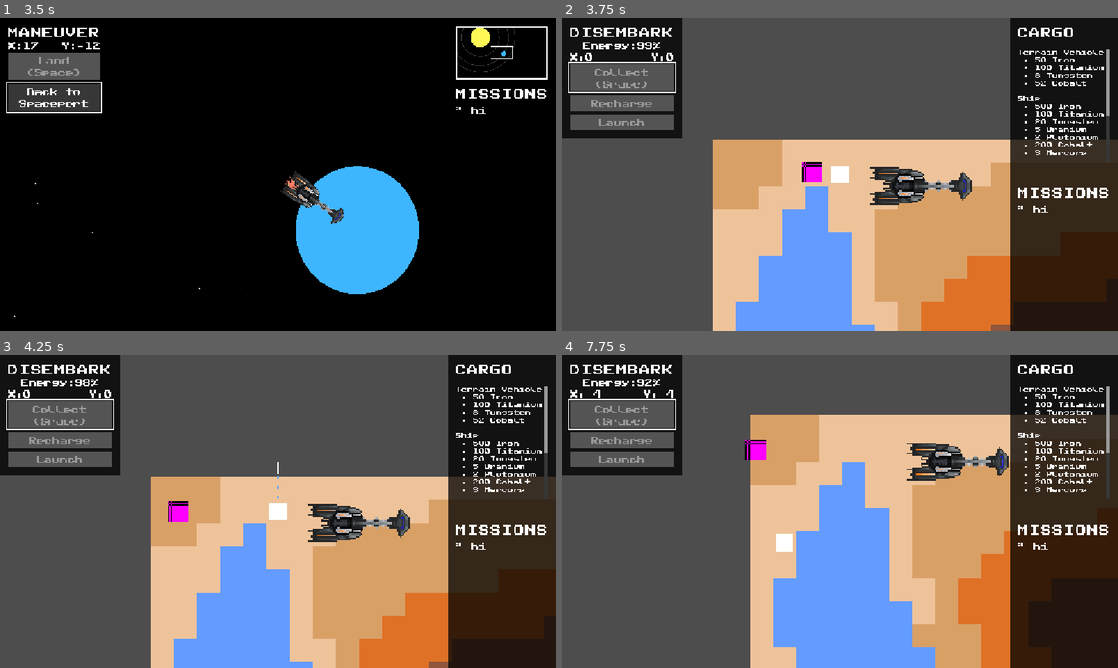
Above: before the commit, frames 1-4 (two rows, left to right).
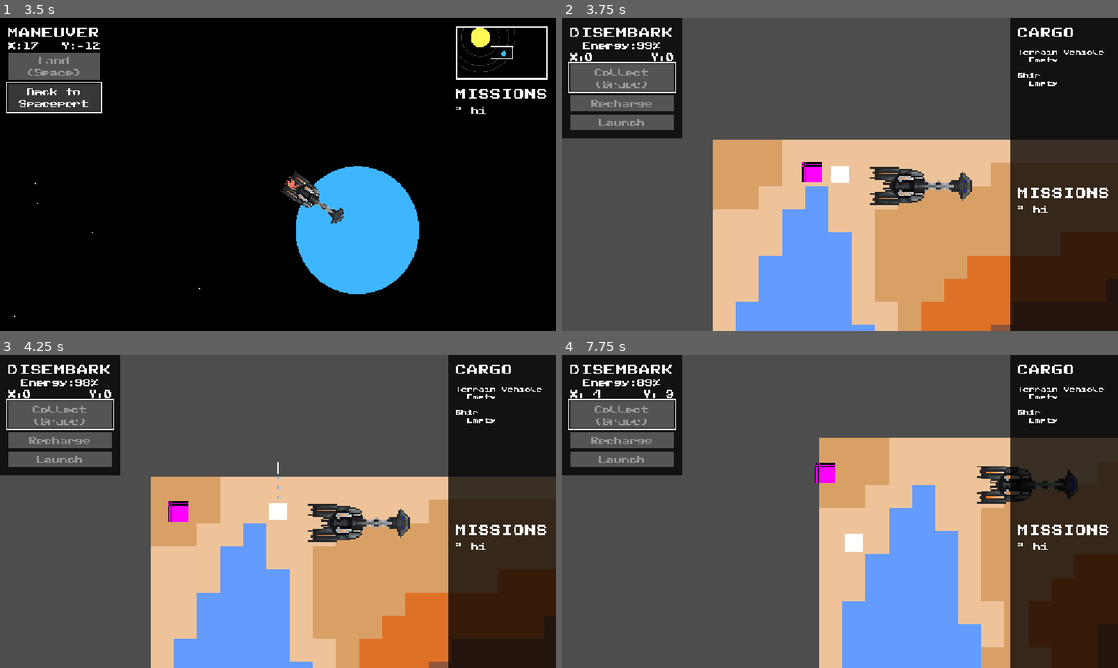
Above: after the commit, the same moments.

Repository: late-parrot/tsa-video-game-design-2026
Game: Godot game, scene res://scenes/main.tscn
Two runs of this game, one before a commit and one after it. Both use one fixed random seed, a clock stepped at 60 frames per second and the inputs below.
Inputs (mouse positions are in pixels of both pictures, inside the frame that each line leads up to):
- Up to frame 1 (3.5 s): click "Back to Spaceport" at 0.5 s; move the mouse to (400, 158) at 1.27 s; hold D (right) 1.28-2.03 s; click (400, 158) at 1.35 s; move the mouse to (166, 190) at 2.02 s; hold S (down) 2.03-2.78 s; tap 0 at 2.1 s; move the mouse to (333, 105) at 2.77 s; hold D (right) from 2.78 s (still down); tap 1 at 2.85 s
- Up to frame 2 (3.75 s): move the mouse to (812, 237) at 3.52 s; release D (right) at 3.53 s; hold Up (shoot_up) from 3.53 s (still down); tap 2 at 3.6 s; click (812, 237) at 3.67 s
- Up to frame 3 (4.25 s): keep holding Up (shoot_up)
- Up to frame 4 (7.75 s): move the mouse to (1006, 558) at 4.27 s; release Up (shoot_up) at 4.28 s; hold A (left) 4.28-5.78 s; tap 3 at 4.35 s; tap Enter (ui_accept) at 4.52, 5.27, 6.77, 7.52 s; move the mouse to (673, 464) at 5.02 s; tap 4 at 5.1 s; move the mouse to (867, 511) at 5.77 s; hold S (down) 5.78-6.53 s; tap 5 at 5.85 s; click (867, 511) at 5.92 s; move the mouse to (756, 433) at 6.52 s; hold D (right) 6.53-7.28 s; tap 6 at 6.6 s; move the mouse to (962, 495) at 7.27 s; hold Up (shoot_up) from 7.28 s (still down); tap 7 at 7.35 s

Frame 1 is identical in both runs. In frame 2, 0.9% of the frame differs, in the area x 82-99%, y 10-44%; in frame 3, 0.9%; in frame 4, 34%, in the area x 13-100%, y 8-100%.

Commit message:
Finish capture and cargo mechanics

Diff:
--- a/project.godot
+++ b/project.godot
@@ -18,6 +18,7 @@
 [autoload]
 
 GameSettings="*res://scripts/game_settings.gd"
+Game="*res://scripts/game.gd"
 
 [display]
 
@@ -147,6 +148,13 @@
 ]
 }
 
+[layer_names]
+
+2d_physics/layer_1="Player"
+2d_physics/layer_2="Ground"
+2d_physics/layer_3="Bullets"
+2d_physics/layer_4="Creatures"
+
 [rendering]
 
 textures/canvas_textures/default_texture_filter=0
--- a/resources/basic-tileset.tres
+++ b/resources/basic-tileset.tres
@@ -40,6 +40,7 @@
 3:1/0/navigation_layer_0/polygon = SubResource("NavigationPolygon_pw7p7")
 
 [resource]
-physics_layer_0/collision_layer = 1
+physics_layer_0/collision_layer = 2
+physics_layer_0/collision_mask = 0
 navigation_layer_0/layers = 1
 sources/0 = SubResource("TileSetAtlasSource_qg7lu")
--- a/scenes/disembark/creature.tscn
+++ b/scenes/disembark/creature.tscn
@@ -15,6 +15,7 @@
 size = Vector2(14, 14)
 
 [node name="Creature" type="CharacterBody2D"]
+collision_layer = 8
 collision_mask = 0
 script = ExtResource("1_4aysl")
 
@@ -34,13 +35,14 @@
 debug_path_custom_color = Color(1, 0, 0, 1)
 
 [node name="StartRunning" type="Area2D" parent="."]
-collision_layer = 2
-collision_mask = 2
+collision_layer = 0
 
 [node name="CollisionShape2D" type="CollisionShape2D" parent="StartRunning"]
 shape = SubResource("CircleShape2D_4aysl")
 
 [node name="HurtBox" type="Area2D" parent="."]
+collision_layer = 4
+collision_mask = 4
 
 [node name="CollisionShape2D" type="CollisionShape2D" parent="HurtBox"]
 shape = SubResource("RectangleShape2D_4aysl")
--- a/scenes/disembark/disembark.tscn
+++ b/scenes/disembark/disembark.tscn
@@ -25,6 +25,7 @@
 tile_set = ExtResource("1_ouoik")
 
 [node name="DisembarkPlayer" parent="." instance=ExtResource("2_o8x53")]
+unique_name_in_owner = true
 
 [node name="Camera2D" type="Camera2D" parent="DisembarkPlayer"]
 offset = Vector2(8, 8)
@@ -37,7 +38,7 @@
 [node name="Ship" type="Area2D" parent="."]
 z_index = 1
 position = Vector2(48, 8)
-collision_mask = 2
+collision_layer = 2
 
 [node name="CollisionShape2D" type="CollisionShape2D" parent="Ship"]
 position = Vector2(16, 8)
@@ -47,6 +48,8 @@
 [node name="StaticBody2D" type="StaticBody2D" parent="Ship"]
 position = Vector2(16, 8)
 rotation = 1.5707964
+collision_layer = 2
+collision_mask = 0
 
 [node name="CollisionShape2D" type="CollisionShape2D" parent="Ship/StaticBody2D"]
 shape = SubResource("CapsuleShape2D_py471")
@@ -62,6 +65,7 @@
 [node name="UI" type="CanvasLayer" parent="."]
 
 [node name="DisembarkOverlay" parent="UI" instance=ExtResource("3_o8x53")]
+unique_name_in_owner = true
 
 [node name="InputController" parent="." instance=ExtResource("7_6c7xg")]
 
--- a/scenes/disembark/laser.tscn
+++ b/scenes/disembark/laser.tscn
@@ -43,6 +43,8 @@
 
 [node name="DisembarkLaser" type="Area2D"]
 top_level = true
+collision_layer = 4
+collision_mask = 10
 script = ExtResource("1_wkqww")
 
 [node name="GPUParticles2D" type="GPUParticles2D" parent="."]
--- a/scenes/disembark/overlay.tscn
+++ b/scenes/disembark/overlay.tscn
@@ -53,6 +53,7 @@
 uppercase = true
 
 [node name="Energy" type="Label" parent="Container/MarginContainer/VBoxContainer"]
+unique_name_in_owner = true
 layout_mode = 2
 size_flags_horizontal = 3
 text = "Energy:	100%"
@@ -63,16 +64,19 @@
 layout_mode = 2
 
 [node name="X" type="Label" parent="Container/MarginContainer/VBoxContainer/XY"]
+unique_name_in_owner = true
 layout_mode = 2
 size_flags_horizontal = 3
 text = "X:100"
 label_settings = SubResource("LabelSettings_h2hsg")
 
 [node name="Y" type="Label" parent="Container/MarginContainer/VBoxContainer/XY"]
+unique_name_in_owner = true
 layout_mode = 2
 text = "Y:100"
 
 [node name="Collect" type="Button" parent="Container/MarginContainer/VBoxContainer"]
+unique_name_in_owner = true
 layout_mode = 2
 disabled = true
 shortcut = SubResource("Shortcut_j4mfo")
@@ -81,11 +85,13 @@
 script = ExtResource("2_p7tpy")
 
 [node name="Recharge" type="Button" parent="Container/MarginContainer/VBoxContainer"]
+unique_name_in_owner = true
 layout_mode = 2
 disabled = true
 text = "Recharge"
 
 [node name="Launch" type="Button" parent="Container/MarginContainer/VBoxContainer"]
+unique_name_in_owner = true
 layout_mode = 2
 disabled = true
 text = "Launch
@@ -120,6 +126,7 @@
 uppercase = true
 
 [node name="Cargo" type="RichTextLabel" parent="Container2/MarginContainer/VBoxContainer/VBoxContainer2"]
+unique_name_in_owner = true
 layout_mode = 2
 size_flags_horizontal = 3
 size_flags_vertical = 3
@@ -173,21 +180,23 @@
 label_settings = SubResource("LabelSettings_uhruh")
 uppercase = true
 
-[node name="RichTextLabel" type="RichTextLabel" parent="Container2/MarginContainer/VBoxContainer/VBoxContainer"]
+[node name="Missions" type="RichTextLabel" parent="Container2/MarginContainer/VBoxContainer/VBoxContainer"]
+unique_name_in_owner = true
 layout_mode = 2
 size_flags_vertical = 3
 text = "* hi"
 
 [node name="LowEnergyBanner" type="PanelContainer" parent="."]
+unique_name_in_owner = true
 visible = false
 layout_mode = 1
 anchors_preset = 5
 anchor_left = 0.5
 anchor_right = 0.5
 offset_left = -232.0
-offset_top = 16.0
+offset_top = 8.0
 offset_right = 232.0
-offset_bottom = 83.0
+offset_bottom = 75.0
 grow_horizontal = 2
 
 [node name="MarginContainer" type="MarginContainer" parent="LowEnergyBanner"]
@@ -199,5 +208,26 @@
 if energy is depleted!"
 label_settings = SubResource("LabelSettings_3mvk4")
 
+[node name="CargoMovedBanner" type="PanelContainer" parent="."]
+unique_name_in_owner = true
+visible = false
+layout_mode = 1
+anchors_preset = 5
+anchor_left = 0.5
+anchor_right = 0.5
+offset_left = -104.0
+offset_top = 8.0
+offset_right = 104.0
+offset_bottom = 56.0
+grow_horizontal = 2
+
+[node name="MarginContainer" type="MarginContainer" parent="CargoMovedBanner"]
+layout_mode = 2
+
+[node name="Label" type="Label" parent="CargoMovedBanner/MarginContainer"]
+layout_mode = 2
+text = "Cargo Moved"
+
+[connection signal="pressed" from="Container/MarginContainer/VBoxContainer/Collect" to="." method="_on_collect_pressed"]
 [connection signal="pressed" from="Container/MarginContainer/VBoxContainer/Recharge" to="." method="_on_recharge_pressed"]
 [connection signal="pressed" from="Container/MarginContainer/VBoxContainer/Launch" to="." method="_on_launch_pressed"]
--- a/scenes/disembark/player.tscn
+++ b/scenes/disembark/player.tscn
@@ -43,8 +43,11 @@
 width = 12
 height = 12
 
+[sub_resource type="CircleShape2D" id="CircleShape2D_jtk2v"]
+radius = 20.024984
+
 [node name="DisembarkPlayer" type="CharacterBody2D"]
-collision_layer = 2
+collision_mask = 2
 script = ExtResource("1_jtk2v")
 
 [node name="CollisionShape2D" type="CollisionShape2D" parent="."]
@@ -64,3 +67,16 @@
 texture = SubResource("GradientTexture2D_efpyd")
 
 [node name="Lasers" type="Node2D" parent="."]
+unique_name_in_owner = true
+
+[node name="CollectCreatures" type="Area2D" parent="."]
+unique_name_in_owner = true
+collision_layer = 0
+collision_mask = 8
+
+[node name="CollisionShape2D" type="CollisionShape2D" parent="CollectCreatures"]
+position = Vector2(8, 8)
+shape = SubResource("CircleShape2D_jtk2v")
+
+[connection signal="body_entered" from="CollectCreatures" to="." method="_on_collect_creatures_body_entered"]
+[connection signal="body_exited" from="CollectCreatures" to="." method="_on_collect_creatures_body_exited"]
--- a/scenes/maneuver/maneuver.tscn
+++ b/scenes/maneuver/maneuver.tscn
@@ -125,6 +125,7 @@
 mesh = SubResource("SphereMesh_foey6")
 
 [node name="ManeuverPlayer" parent="." instance=ExtResource("1_le8cj")]
+unique_name_in_owner = true
 
 [node name="Camera" type="Camera2D" parent="ManeuverPlayer"]
 position_smoothing_enabled = true
@@ -152,6 +153,7 @@
 [node name="UI" type="CanvasLayer" parent="."]
 
 [node name="ManeuverOverlay" parent="UI" instance=ExtResource("1_40ujs")]
+unique_name_in_owner = true
 
 [node name="InputController" type="Node" parent="."]
 script = ExtResource("5_foey6")
--- a/scenes/maneuver/minimap.tscn
+++ b/scenes/maneuver/minimap.tscn
@@ -42,13 +42,14 @@
 grow_horizontal = 2
 grow_vertical = 2
 
-[node name="Panel" type="Panel" parent="CanvasLayer/Control/CenterContainer"]
+[node name="Window" type="Panel" parent="CanvasLayer/Control/CenterContainer"]
+unique_name_in_owner = true
 custom_minimum_size = Vector2(384, 216)
 layout_mode = 2
 size_flags_vertical = 4
 theme_override_styles/panel = SubResource("StyleBoxFlat_ukxgo")
 
-[node name="Panel2" type="Panel" parent="CanvasLayer/Control/CenterContainer"]
+[node name="Center" type="Panel" parent="CanvasLayer/Control/CenterContainer"]
 visible = false
 custom_minimum_size = Vector2(16, 16)
 layout_mode = 2
@@ -67,8 +68,10 @@
 color = Color(0, 0, 0, 1)
 
 [node name="Planets" type="Node2D" parent="."]
+unique_name_in_owner = true
 
 [node name="Orbit" type="Node2D" parent="Planets"]
+unique_name_in_owner = true
 visible = false
 top_level = true
 z_index = -1
@@ -82,3 +85,4 @@
 mesh = SubResource("SphereMesh_ovdrv")
 
 [node name="Camera2D" type="Camera2D" parent="."]
+unique_name_in_owner = true
--- a/scenes/maneuver/overlay.tscn
+++ b/scenes/maneuver/overlay.tscn
@@ -59,16 +59,19 @@
 layout_mode = 2
 
 [node name="X" type="Label" parent="Container/MarginContainer/VBoxContainer/XY"]
+unique_name_in_owner = true
 layout_mode = 2
 size_flags_horizontal = 3
 text = "X:100"
 label_settings = SubResource("LabelSettings_rn1gq")
 
 [node name="Y" type="Label" parent="Container/MarginContainer/VBoxContainer/XY"]
+unique_name_in_owner = true
 layout_mode = 2
 text = "Y:100"
 
 [node name="Land" type="Button" parent="Container/MarginContainer/VBoxContainer"]
+unique_name_in_owner = true
 layout_mode = 2
 disabled = true
 shortcut = SubResource("Shortcut_myw3t")
@@ -77,6 +80,7 @@
 script = ExtResource("2_rn1gq")
 
 [node name="BackToSpaceport" type="Button" parent="Container/MarginContainer/VBoxContainer"]
+unique_name_in_owner = true
 layout_mode = 2
 toggle_mode = true
 text = "Back to
@@ -107,7 +111,8 @@
 label_settings = SubResource("LabelSettings_7gthf")
 uppercase = true
 
-[node name="RichTextLabel" type="RichTextLabel" parent="Container2/MarginContainer/VBoxContainer"]
+[node name="Missions" type="RichTextLabel" parent="Container2/MarginContainer/VBoxContainer"]
+unique_name_in_owner = true
 layout_mode = 2
 size_flags_vertical = 3
 text = "* hi"
@@ -139,6 +144,7 @@
 [node name="Minimap" parent="PanelContainer/SubViewportContainer/SubViewport" instance=ExtResource("4_qg02t")]
 
 [node name="NameBanner" type="PanelContainer" parent="."]
+unique_name_in_owner = true
 layout_mode = 1
 anchors_preset = 5
 anchor_left = 0.5
--- a/scenes/maneuver/player.tscn
+++ b/scenes/maneuver/player.tscn
@@ -54,12 +54,13 @@
 script = ExtResource("1_xetyd")
 
 [node name="Fire" type="GPUParticles2D" parent="."]
+unique_name_in_owner = true
 modulate = Color(1, 0.51666665, 0.42000002, 1)
 position = Vector2(-21.5, 0)
 emitting = false
 amount = 64
 texture = SubResource("GradientTexture2D_w3xnj")
-lifetime = 0.09999999999999999
+lifetime = 0.1
 speed_scale = 4.0
 randomness = 1.0
 process_material = SubResource("ParticleProcessMaterial_w3xnj")
--- a/scripts/disembark/creature.gd
+++ b/scripts/disembark/creature.gd
@@ -1,5 +1,8 @@
 class_name Creature extends CharacterBody2D
 
+## The ID of this creature as used by inventory, missions, and other systems.
+## Must be identical to other creatures of the same type. Case sensitive.
+@export var ID: String = "debug"
 ## The speed the creature will travel when running away from the player.
 ## Should be quite a bit faster than the player so that they need to run and catch up.
 @export_range(0, 300, 50, "suffix:px/s") var RUN_SPEED: int = 100
--- a/scripts/disembark/disembark.gd
+++ b/scripts/disembark/disembark.gd
@@ -4,8 +4,8 @@
 ## recharged or landing.
 @export_range(0, 500, 10) var MAX_ENERGY: int = 100
 
-@onready var player = $DisembarkPlayer
-@onready var overlay = $UI/DisembarkOverlay
+@onready var player = %DisembarkPlayer
+@onready var overlay = %DisembarkOverlay
 
 var energy = MAX_ENERGY:
 	set(value):
@@ -31,9 +31,11 @@
 	main.maneuver.land(main.maneuver.current_planet) # Seems a bit janky but works
 
 func recharge() -> void:
+	Game.move_cargo()
 	energy = MAX_ENERGY
 
 func launch() -> void:
+	Game.move_cargo()
 	var main = get_parent()
 	main.add_child(main.maneuver)
 	main.maneuver.overlay.reset()
--- a/scripts/disembark/overlay.gd
+++ b/scripts/disembark/overlay.gd
@@ -2,30 +2,81 @@
 
 @onready var disembark := $"../.."
 
+var collectibles = []
+
+func _process(_delta: float) -> void:
+	%Cargo.clear()
+	%Cargo.append_text("Terrain Vehicle\n")
+	if len(Game.vehicle_cargo)==0:
+		%Cargo.append_text("  Empty")
+	for item in Game.vehicle_cargo:
+		var count = Game.vehicle_cargo[item]
+		%Cargo.append_text("[ul]"+str(count)+" "+item+("s" if count!=1 else "")+"[/ul]")
+	%Cargo.append_text("\n\nShip\n")
+	if len(Game.ship_cargo)==0:
+		%Cargo.append_text("  Empty")
+	for item in Game.ship_cargo:
+		var count = Game.ship_cargo[item]
+		%Cargo.append_text("[ul]"+str(count)+" "+item+("s" if count!=1 else "")+"[/ul]")
+
+	# Godot doesn't seem to like the disabled value changing more than once per frame
+	var d = true
+	for c in collectibles:
+		if c["node"] is not Creature or c["node"].captured:
+			d = false
+	%Collect.disabled = d
+
 func set_xy(x: int, y: int) -> void:
-	$Container/MarginContainer/VBoxContainer/XY/X.text = "X:"+str(x)
-	$Container/MarginContainer/VBoxContainer/XY/Y.text = "Y:"+str(y)
+	%X.text = "X:"+str(x)
+	%Y.text = "Y:"+str(y)
 
 func set_energy(percentage: int) -> void:
-	var e = $Container/MarginContainer/VBoxContainer/Energy
-	e.text = "Energy:"+str(percentage)+"%"
-	e.label_settings.font_color = \
+	%Energy.text = "Energy:"+str(percentage)+"%"
+	%Energy.label_settings.font_color = \
 		Color(1.0, 1.0, 1.0, 1.0) if percentage > 50 else \
 		Color(1.0, 0.861, 0.445, 1.0) if percentage > 25 else \
 		Color(1.0, 0.293, 0.293, 1.0) if percentage > 10 else \
 		Color(0.828, 0.129, 0.129, 1.0)
-	$LowEnergyBanner.visible = percentage <= 25
+	%LowEnergyBanner.visible = percentage <= 25
 
 func enable_launch() -> void:
-	$Container/MarginContainer/VBoxContainer/Launch.disabled = false
-	$Container/MarginContainer/VBoxContainer/Recharge.disabled = false
+	%Launch.disabled = false
+	%Recharge.disabled = false
 
 func disable_launch() -> void:
-	$Container/MarginContainer/VBoxContainer/Launch.disabled = true
-	$Container/MarginContainer/VBoxContainer/Recharge.disabled = true
+	%Launch.disabled = true
+	%Recharge.disabled = true
+
+func show_cargo_moved() -> void:
+	%CargoMovedBanner.visible = true
+	await get_tree().create_timer(2).timeout
+	%CargoMovedBanner.visible = false
 
 func _on_launch_pressed() -> void:
 	disembark.launch()
 
 func _on_recharge_pressed() -> void:
 	disembark.recharge()
+	show_cargo_moved()
+
+func add_collectible(collectible, id: String) -> void:
+	collectibles.append({"id":id, "node":collectible})
+
+func remove_collectible(collectible) -> void:
+	for c in collectibles:
+		if c["node"] == collectible:
+			collectibles.erase(c)
+
+func _on_collect_pressed() -> void:
+	var col = null
+	for c in collectibles:
+		if c["node"] is not Creature or c["node"].captured:
+			col = c
+	if col == null: return
+	var n = Game.names[col["id"]]
+	if Game.vehicle_cargo.has(n):
+		Game.vehicle_cargo[n] += 1
+	else:
+		Game.vehicle_cargo[n] = 1
+	collectibles.erase(col)
+	col["node"].queue_free()
--- a/scripts/disembark/player.gd
+++ b/scripts/disembark/player.gd
@@ -64,7 +64,7 @@
 		var laser = laser_scene.instantiate()
 		laser.position = position+Vector2(8,8)
 		laser.rotation = direction.angle()
-		$Lasers.add_child(laser)
+		%Lasers.add_child(laser)
 		shoot_allowed = false
 		get_tree().create_timer(0.5).connect("timeout", reset_shot)
 
@@ -82,3 +82,11 @@
 		"shoot_left", "shoot_right", "shoot_up", "shoot_down"
 	)
 	if dir: shoot(dir)
+
+func _on_collect_creatures_body_entered(body: Node2D) -> void:
+	if body is Creature:
+		disembark.overlay.add_collectible(body, body.ID)
+
+func _on_collect_creatures_body_exited(body: Node2D) -> void:
+	if body is Creature:
+		disembark.overlay.remove_collectible(body)
--- /dev/null
+++ b/scripts/game.gd
@@ -0,0 +1,16 @@
+extends Node
+
+var names = {
+	"debug": "Debug"
+}
+
+var ship_cargo = {}
+var vehicle_cargo = {}
+
+func move_cargo() -> void:
+	for id in vehicle_cargo:
+		if ship_cargo.has(id):
+			ship_cargo[id] += vehicle_cargo[id]
+		else:
+			ship_cargo[id] = vehicle_cargo[id]
+	vehicle_cargo.clear()
--- a/scripts/maneuver/maneuver.gd
+++ b/scripts/maneuver/maneuver.gd
@@ -6,8 +6,8 @@
 var back_to_spaceport = false
 var current_planet = null
 
-@onready var player = $ManeuverPlayer
-@onready var overlay = $UI/ManeuverOverlay
+@onready var player = %ManeuverPlayer
+@onready var overlay = %ManeuverOverlay
 
 func enable_land() -> void:
 	overlay.enable_land()
--- a/scripts/maneuver/minimap.gd
+++ b/scripts/maneuver/minimap.gd
@@ -5,7 +5,7 @@
 var maneuver
 
 func _ready() -> void:
-	$CanvasLayer/Control/CenterContainer/Panel.custom_minimum_size = \
+	%Window.custom_minimum_size = \
 		Vector2(1152*SCALE, 648*SCALE)
 	await overlay.ready
 	maneuver = overlay.maneuver
@@ -18,14 +18,14 @@
 		node.position = area.position*SCALE
 		node.name = area.name
 		node.scale = Vector2(SCALE, SCALE)
-		var orbit = $Planets/Orbit.duplicate()
+		var orbit = %Orbit.duplicate()
 		orbit.get_child(0).scale = \
 			Vector2(node.position.length(), node.position.length())
 		orbit.get_child(1).scale = \
 			Vector2(node.position.length()-8, node.position.length()-8)
 		orbit.visible = true
 		node.add_child(orbit)
-		$Planets.add_child(node)
+		%Planets.add_child(node)
 
 func _process(_delta: float) -> void:
-	$Camera2D.position = maneuver.player.position*SCALE
+	%Camera2D.position = maneuver.player.position*SCALE
--- a/scripts/maneuver/overlay.gd
+++ b/scripts/maneuver/overlay.gd
@@ -3,26 +3,25 @@
 @onready var maneuver := $"../.."
 
 func set_xy(x: int, y: int) -> void:
-	$Container/MarginContainer/VBoxContainer/XY/X.text = "X:"+str(x)
-	$Container/MarginContainer/VBoxContainer/XY/Y.text = "Y:"+str(y)
+	%X.text = "X:"+str(x)
+	%Y.text = "Y:"+str(y)
 
 func enable_land() -> void:
-	$Container/MarginContainer/VBoxContainer/Land.disabled = false
+	%Land.disabled = false
 
 func disable_land() -> void:
-	$Container/MarginContainer/VBoxContainer/Land.disabled = true
+	%Land.disabled = true
 
 func show_name(planet_name: String) -> void:
-	$NameBanner/MarginContainer/Label.text = planet_name
-	$NameBanner.visible = true
+	%NameBanner/MarginContainer/Label.text = planet_name
+	%NameBanner.visible = true
 
 func hide_name() -> void:
-	$NameBanner.visible = false
+	%NameBanner.visible = false
 
 func reset() -> void:
-	var vbox = $Container/MarginContainer/VBoxContainer
-	vbox.get_node("Land").grab_focus()
-	vbox.get_node("BackToSpaceport").button_pressed = false
+	%Land.grab_focus()
+	%BackToSpaceport.button_pressed = false
 
 func _on_land_pressed() -> void:
 	maneuver.land(maneuver.current_planet)
--- a/scripts/maneuver/player.gd
+++ b/scripts/maneuver/player.gd
@@ -18,9 +18,9 @@
 	if direction:
 		rotation = rotate_toward(rotation, direction.angle(), ROTATION_SPEED*delta)
 		velocity = velocity.move_toward(direction*SPEED, ACCELERATION*delta)
-		$Fire.emitting = true
+		%Fire.emitting = true
 	else:
 		velocity = velocity.move_toward(Vector2.ZERO, FRICTION*delta)
-		$Fire.emitting = false
+		%Fire.emitting = false
 
 	move_and_slide()
Not shown: 1 places in scenes/disembark/player.tscn that only renumber resources
Not shown, added: scripts/game.gd.uid
